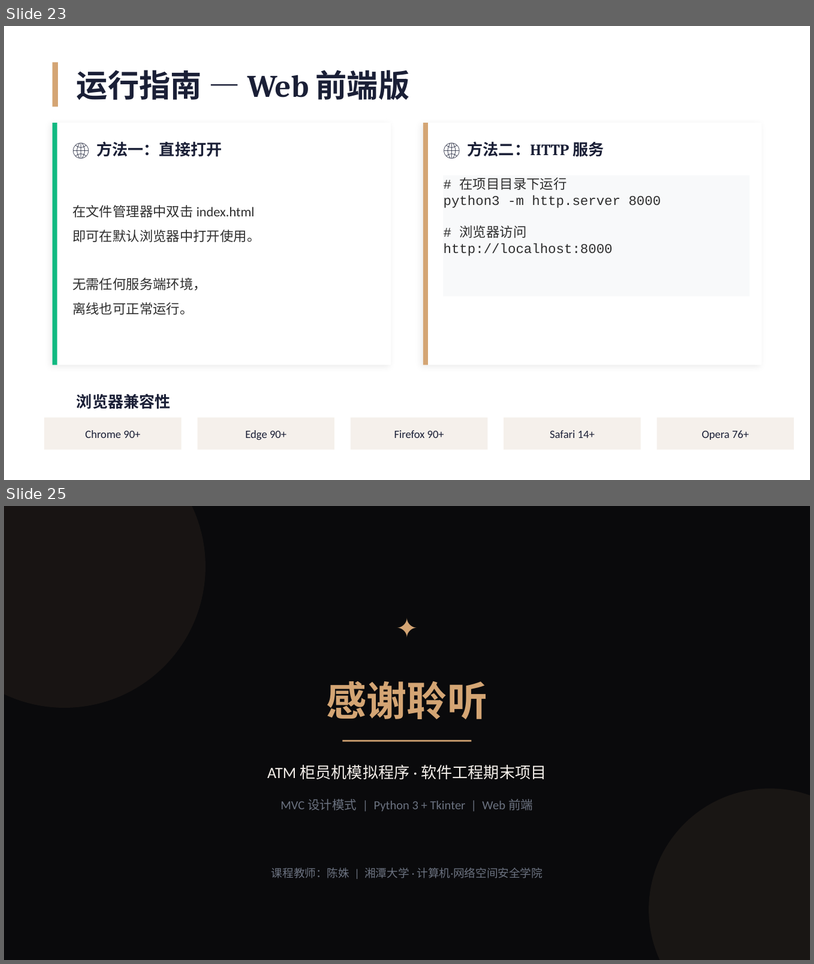
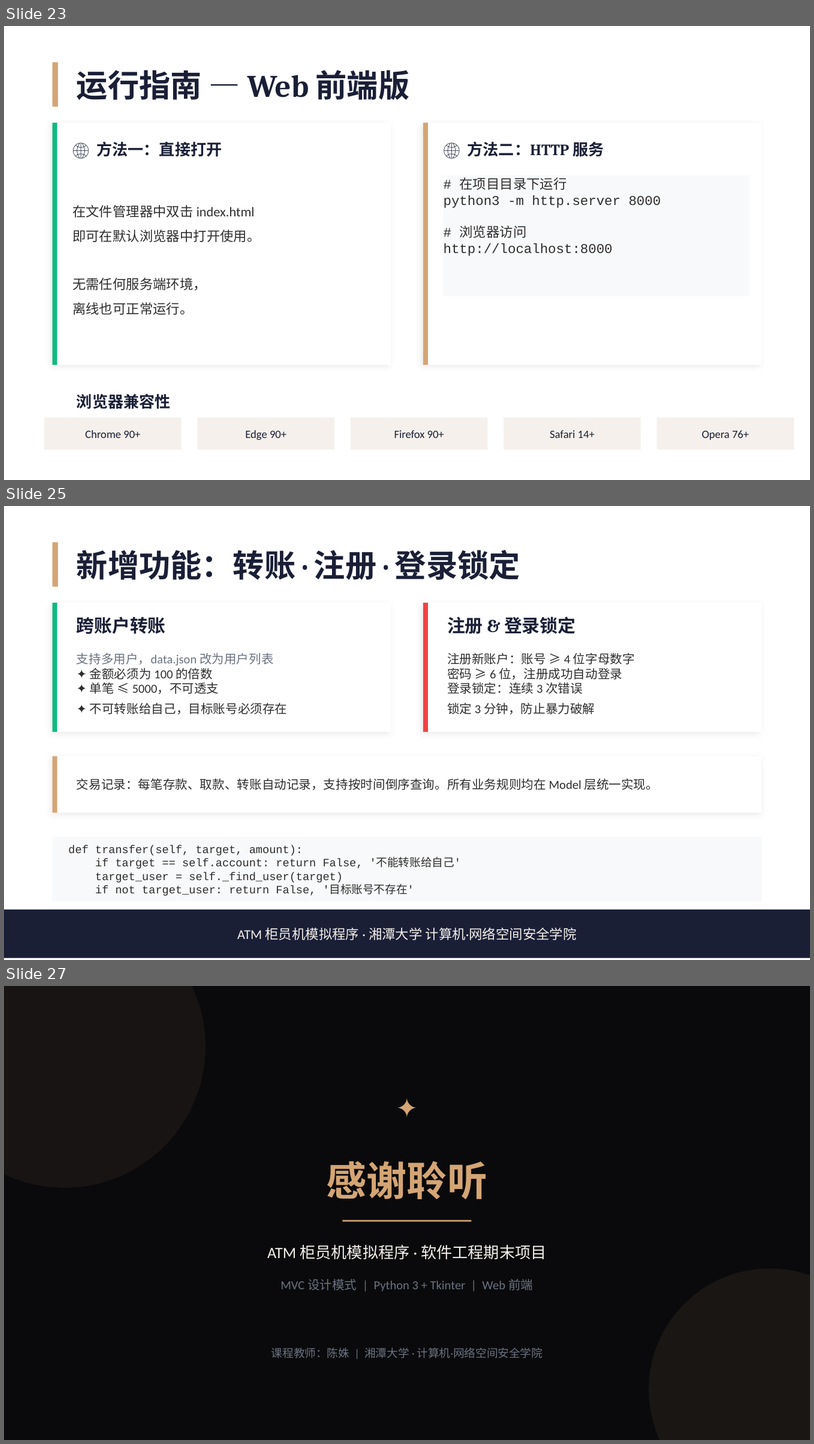
Before and after one commit to Unconnectable/atm, a slide deck: ATM项目演示.pptx. Shown one above the other, each under a label of ours: slides 23 and 25 before the commit, slides 23, 25 and 27 after it; the slides between them are not shown. The pictures are 814x964 and 814x1444 pixels, drawn with LibreOffice and Linux fonts; fonts in the diff are those of the drawing. Boxes give left, top, right and bottom in pixels: in the first picture for what was removed or moved away, otherwise in the second. Text is boxed around its words. In the diff, an @@ line names an element or a change of style, - is before the commit and + after.

Commit message:
add: some feat
转账功能 — 支持多账户间转账，data.json 改为存储用户列表
交易记录 — 每笔存/取/转记录存入 JSON 日志，新增明细查询界面
注册新账户 — 开卡功能，输入信息生成新账号
密码输入错误锁定 — 连续 3 次错误锁定账户 N 分钟
多语言支持 — 界面中/英文切换

```diff
--- a/ATM项目演示.pptx
+++ b/ATM项目演示.pptx
@@ slide 25 added at <box>4,506,810,960</box>, background #FFFFFF @@
@@ rectangle added at <box>53,542,58,586</box>, fill #D4A574 @@
@@ text added at <box>77,550,521,580</box>, 28 pt, text #1A1F36, bold @@
+新增功能：转账 · 注册 · 登录锁定
@@ rectangle added at <box>53,603,391,732</box>, fill #FFFFFF @@
@@ rectangle added at <box>53,603,57,732</box>, fill #10B981 @@
@@ rectangle added at <box>423,603,762,732</box>, fill #FFFFFF @@
@@ rectangle added at <box>423,603,428,732</box>, fill #EF4444 @@
@@ text added at <box>77,616,166,634</box>, 16 pt, text #1A1F36, bold @@
+跨账户转账
@@ text added at <box>447,616,576,634</box>, 16 pt, text #1A1F36, bold @@
+注册 & 登录锁定
@@ text added at <box>77,653,288,714</box>, 11 pt, text #2D2D2D @@
+支持多用户，data.json 改为用户列表
+✦ 金额必须为 100 的倍数
+✦ 单笔 ≤ 5000，不可透支
+✦ 不可转账给自己，目标账号必须存在
@@ text added at <box>447,652,635,714</box>, 11 pt, text #2D2D2D @@
+注册新账户：账号 ≥ 4 位字母数字
+密码 ≥ 6 位，注册成功自动登录
+登录锁定：连续 3 次错误
+锁定 3 分钟，防止暴力破解
@@ rectangle added at <box>53,756,762,813</box>, fill #FFFFFF @@
@@ rectangle added at <box>53,756,57,813</box>, fill #D4A574 @@
@@ text added at <box>77,778,659,790</box>, 11 pt, text #2D2D2D @@
+交易记录：每笔存款、取款、转账自动记录，支持按时间倒序查询。所有业务规则均在 Model 层统一实现。
@@ rectangle added at <box>53,837,762,901</box>, fill #F8F9FA @@
@@ text added at <box>68,845,461,895</box>, 10 pt, text #2D2D2D @@
+def transfer(self, target, amount):
+if target == self.account: return False, '不能转账给自己'
+target_user = self._find_user(target)
+if not target_user: return False, '目标账号不存在'
@@ rectangle added at <box>4,909,810,958</box>, fill #1A1F36 @@
@@ text added at <box>237,927,577,940</box>, 12 pt, text #F5F0EB @@
+ATM 柜员机模拟程序 · 湘潭大学 计算机·网络空间安全学院
@@ what was slide 25 is now slide 27 @@
```
Also in this commit, not shown: 2 slides changed, 1 other slide added, 10 other files.
